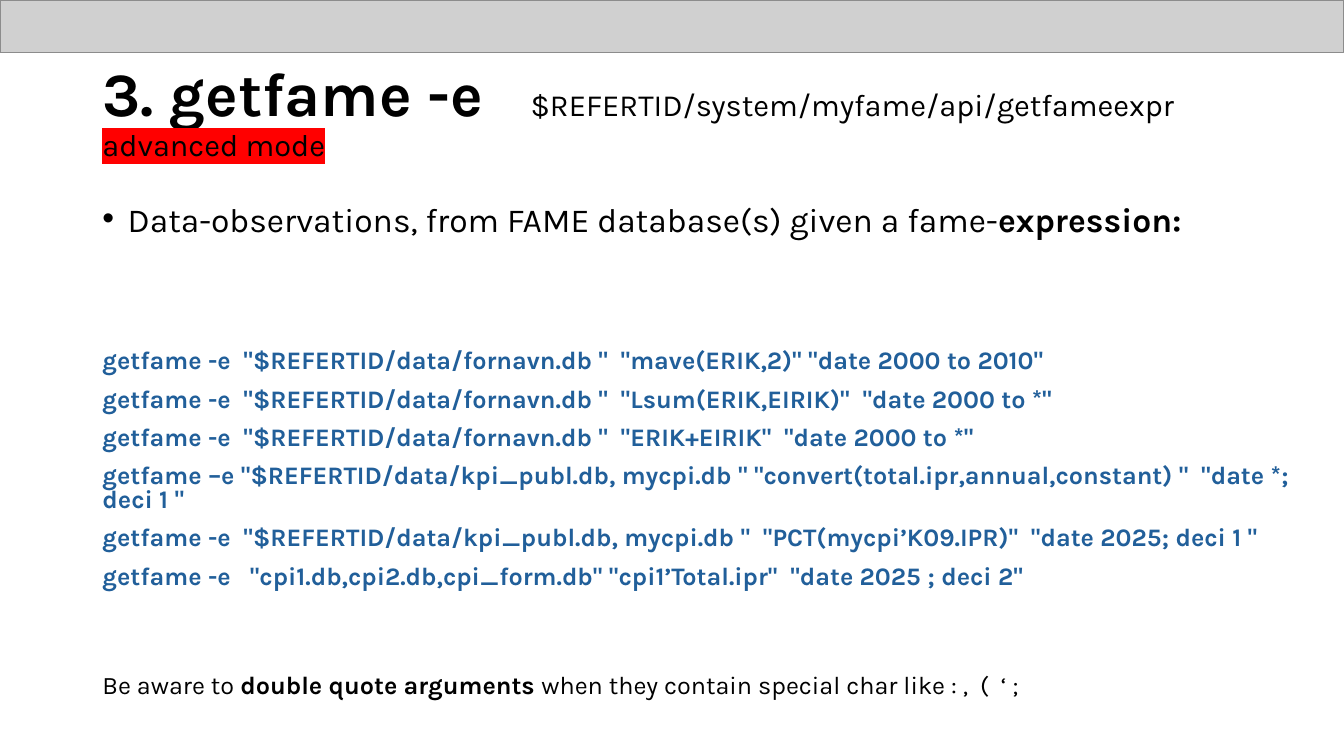
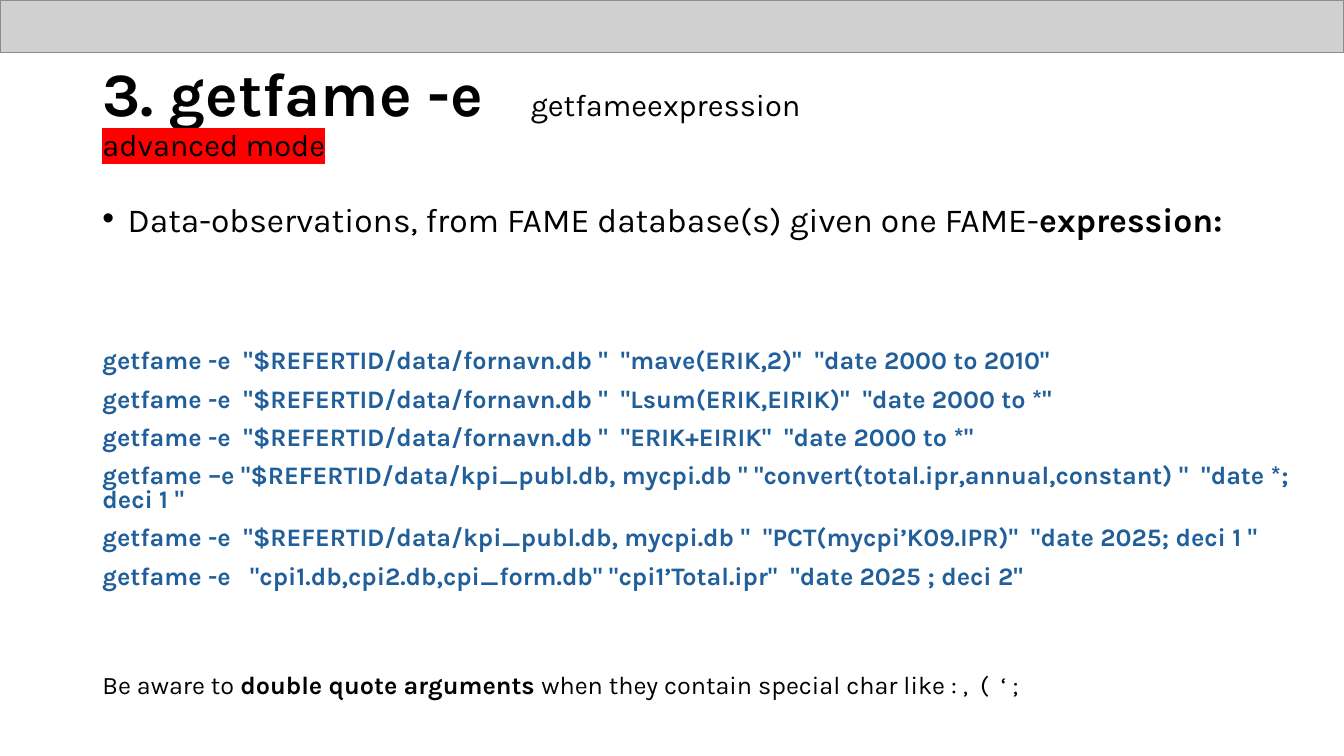
Before and after one commit to eriksoeb/getfame, a slide deck: slide 8 of getfame.pptx. Drawn at 1344x756 pixels with LibreOffice and Linux fonts; fonts in the diff are those of the drawing; grey boxes stand for pictures. Boxes give left, top, right and bottom in pixels: in the first picture for what was removed or moved away, otherwise in the second. Text is boxed around its words. In the diff, an @@ line names an element or a change of style, - is before the commit and + after.

```diff
--- a/getfame.pptx
+++ b/getfame.pptx
@@ title at [102, 73, 484, 164]: text changed @@
-3. getfame -e $REFERTID/system/myfame/api/getfameexpr
-advanced mode
+3. getfame -e getfameexpression
+advanced mode
@@ text at [128, 207, 1223, 240]: text changed @@
-• Data-observations, from FAME database(s) given a fame-expression:
+• Data-observations, from FAME database(s) given one FAME-expression:
```
Also in this commit, not shown: 8 other slides changed, 1 slide added, 1 other file.
